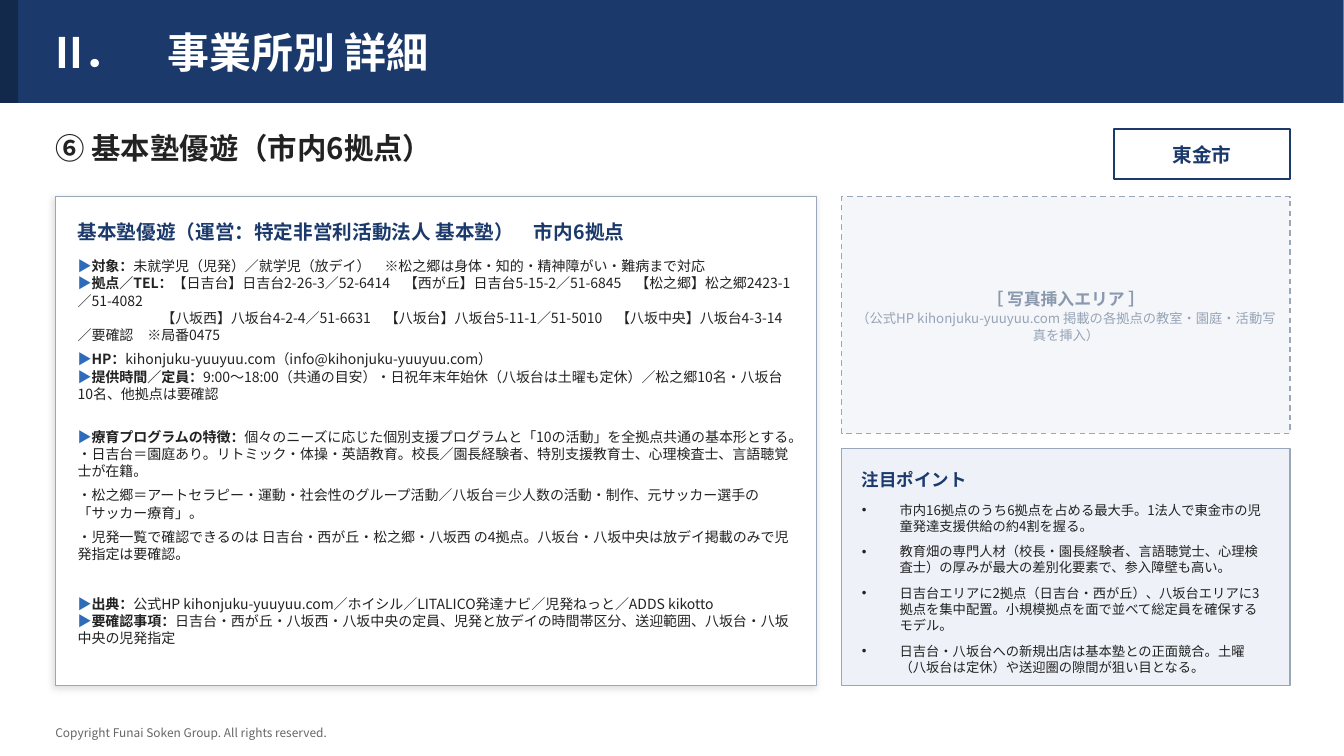
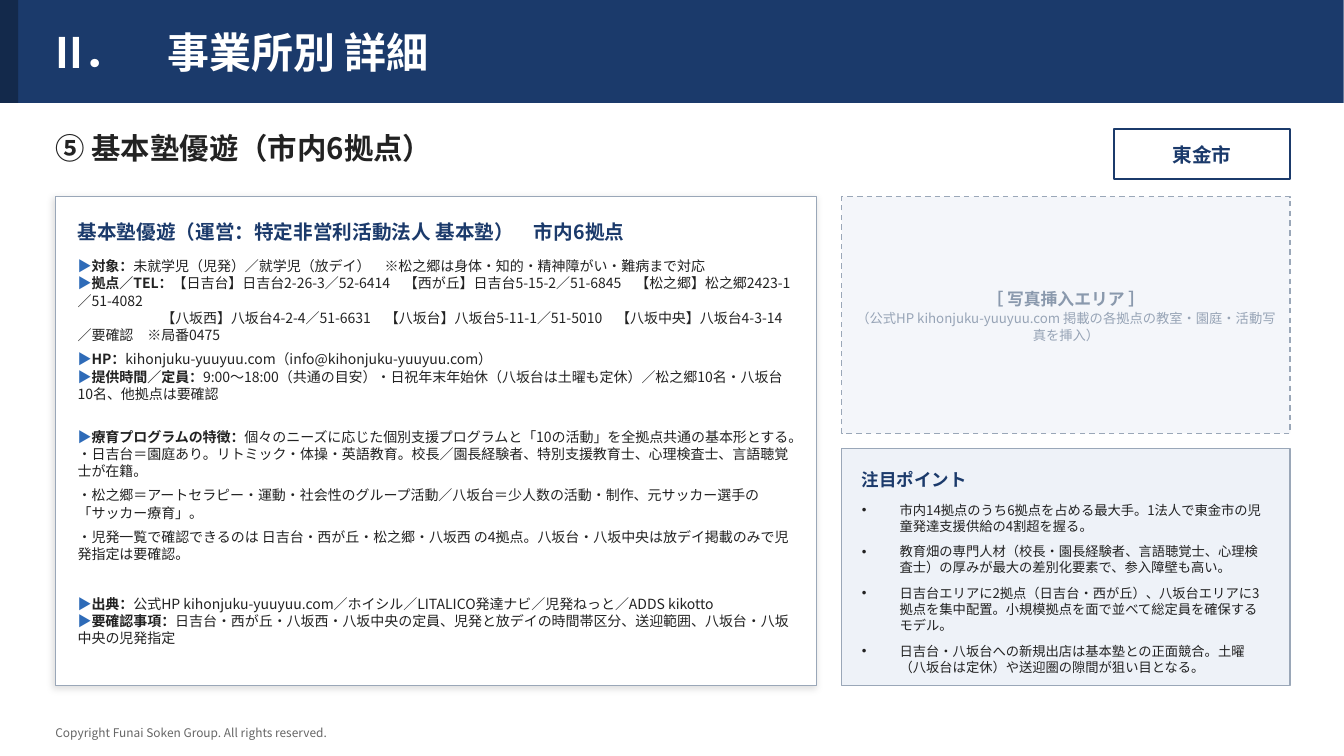
Before and after one commit to efejdjeifienfneafnwaj/-, a slide deck: slide 7 of 東金市_児童発達支援_事業所調査.pptx (slide 8 before the commit). Drawn at 1344x756 pixels with LibreOffice and Linux fonts; fonts in the diff are those of the drawing. Boxes give left, top, right and bottom in pixels: in the first picture for what was removed or moved away, otherwise in the second. Text is boxed around its words. In the diff, an @@ line names an element or a change of style, - is before the commit and + after.

```diff
--- a/東金市_児童発達支援_事業所調査.pptx
+++ b/東金市_児童発達支援_事業所調査.pptx
@@ text at [55,134,432,162]: text changed @@
-⑥ 基本塾優遊（市内6拠点）
+⑤ 基本塾優遊（市内6拠点）
@@ text at [900,504,1261,532]: text changed @@
-• 市内16拠点のうち6拠点を占める最大手。1法人で東金市の児童発達支援供給の約4割を握る。
+• 市内14拠点のうち6拠点を占める最大手。1法人で東金市の児童発達支援供給の4割超を握る。
```
Also in this commit, not shown: 9 other slides changed, 2 slides removed.
